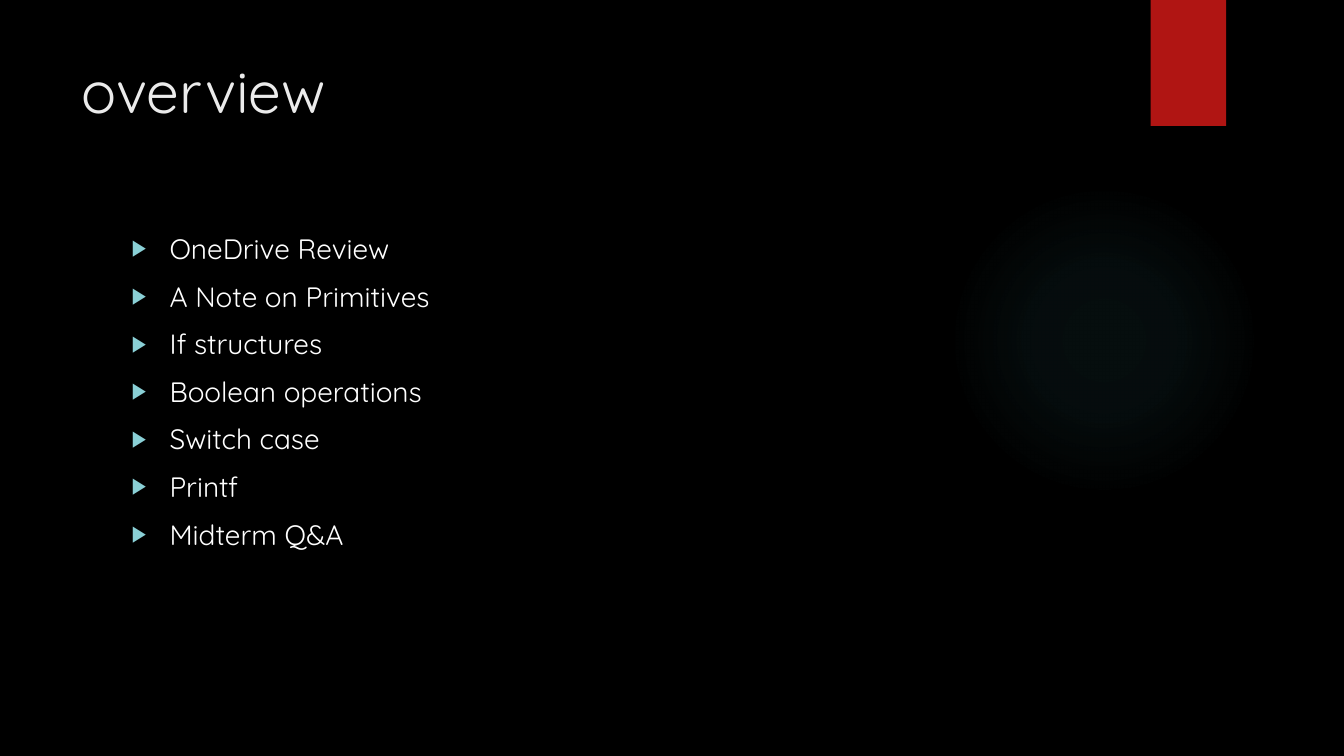
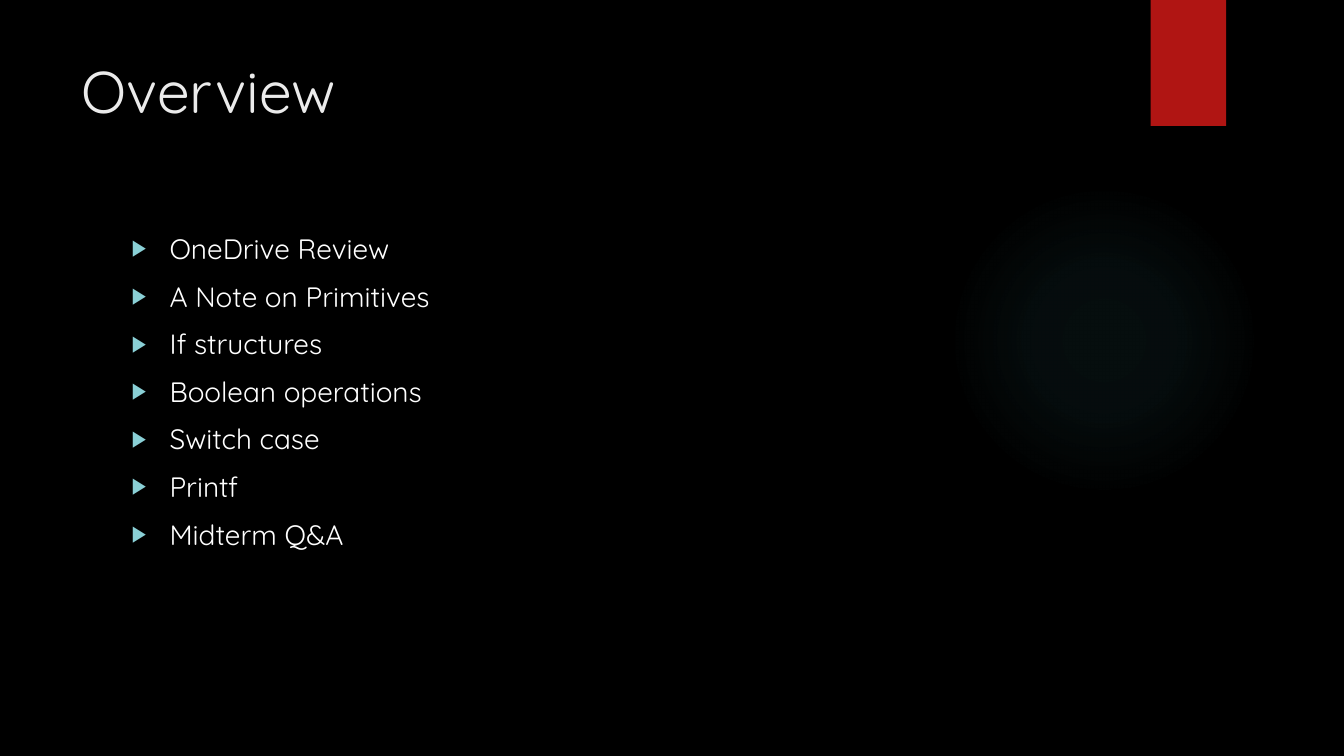
Before and after one commit to michaelbartlett17/cs7-recs, a slide deck: slide 2 of Slides/0923Recitation.pptx. Drawn at 1344x756 pixels with LibreOffice and Linux fonts; fonts in the diff are those of the drawing; background and template pictures are left out. Boxes give left, top, right and bottom in pixels: in the first picture for what was removed or moved away, otherwise in the second. Text is boxed around its words. In the diff, an @@ line names an element or a change of style, - is before the commit and + after.

Commit message:
slide updates.

```diff
--- a/Slides/0923Recitation.pptx
+++ b/Slides/0923Recitation.pptx
@@ title at [81, 71, 336, 114]: text changed @@
-overview
+Overview
```
Also in this commit, not shown: 1 slide added, 1 other file.
